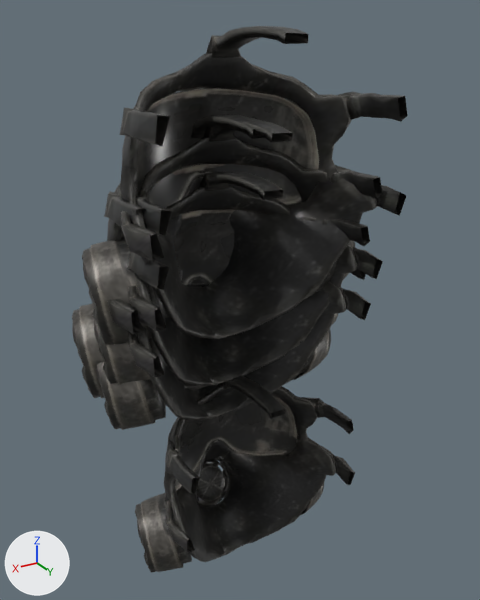
An edit to the glTF model game/public/assets/models/outfit-gasmask-t25.glb, drawn before and after from the same camera.
Rendered twice from a camera (50 mm lens) standing at (0.196, 0.282, 1.745) and looking at (-0.017, -0.074, 1.568). The lights are fixed; the arrows at lower left show +X, +Y and +Z. The first picture is the older version. Vertices at exactly the same position are counted once.

In view in the first picture: 'Outfit_gasmask__agent', 'Outfit_gasmask__courier', 'Outfit_gasmask__heavyset', 'Outfit_gasmask__lastshift', 'Outfit_gasmask__tall'.
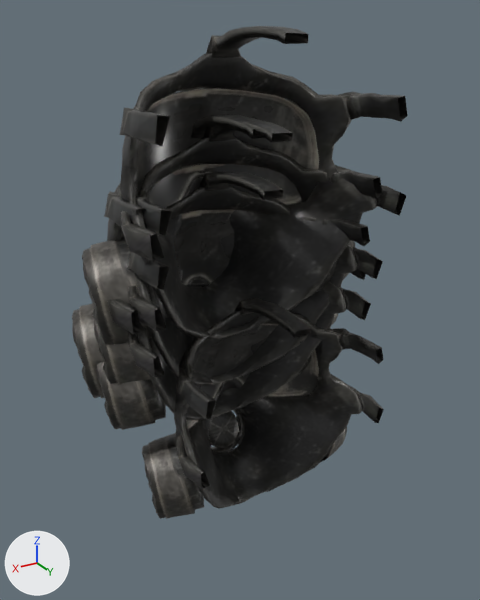
Where the change shows, as pixel boxes (x1, y1, x2, y2) in the pictures (480 x 600 px):
'Outfit_gasmask__agent', moved: before (135, 375, 355, 573); after (142, 298, 384, 519)

Patch to the scene script:
```diff
--- a/game/public/assets/models/outfit-gasmask-t25.glb.py
+++ b/game/public/assets/models/outfit-gasmask-t25.glb.py
@@ me_outfit_gasmask__agent @@
 # used by ob_outfit_gasmask__agent; location = (0.0, 0.0, 0.0)
-me_outfit_gasmask__agent.from_pydata(...)  # 1574 vertices, 2997 faces; spans x -0.087..0.069, y -0.123..-0.012, z 1.358..1.518
+me_outfit_gasmask__agent.from_pydata(...)  # 1574 vertices, 2997 faces; spans x -0.087..0.069, y -0.101..0.01, z 1.424..1.584
+# me_outfit_gasmask__agent part 1: the whole mesh is moved by (0.0, 0.022, 0.066)
 me_outfit_gasmask__agent.materials.append(mat_outfit_gasmaskmaterial)
```
